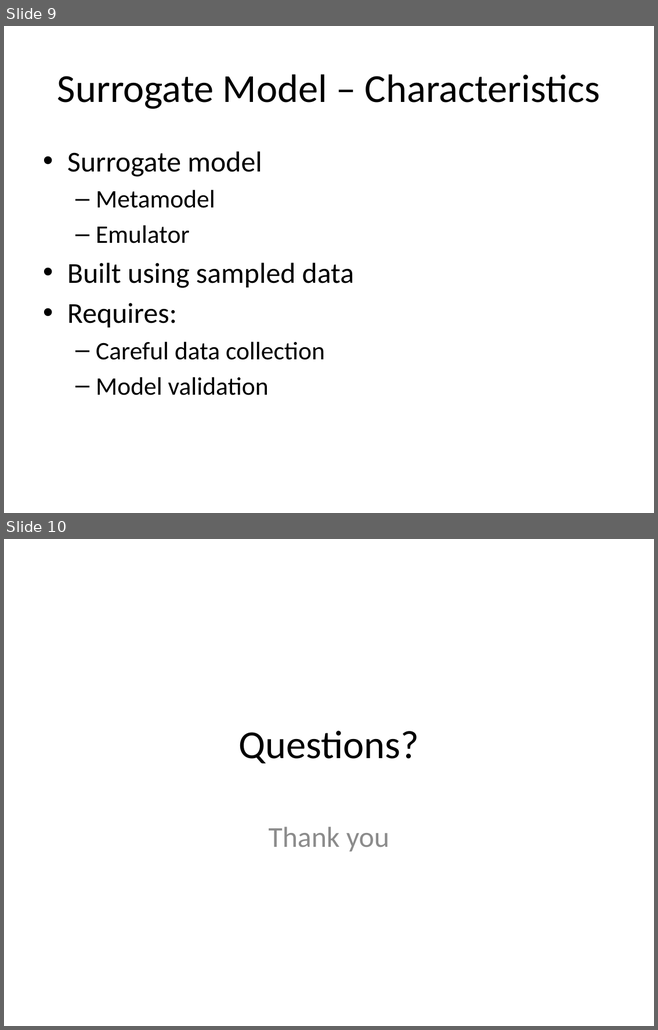
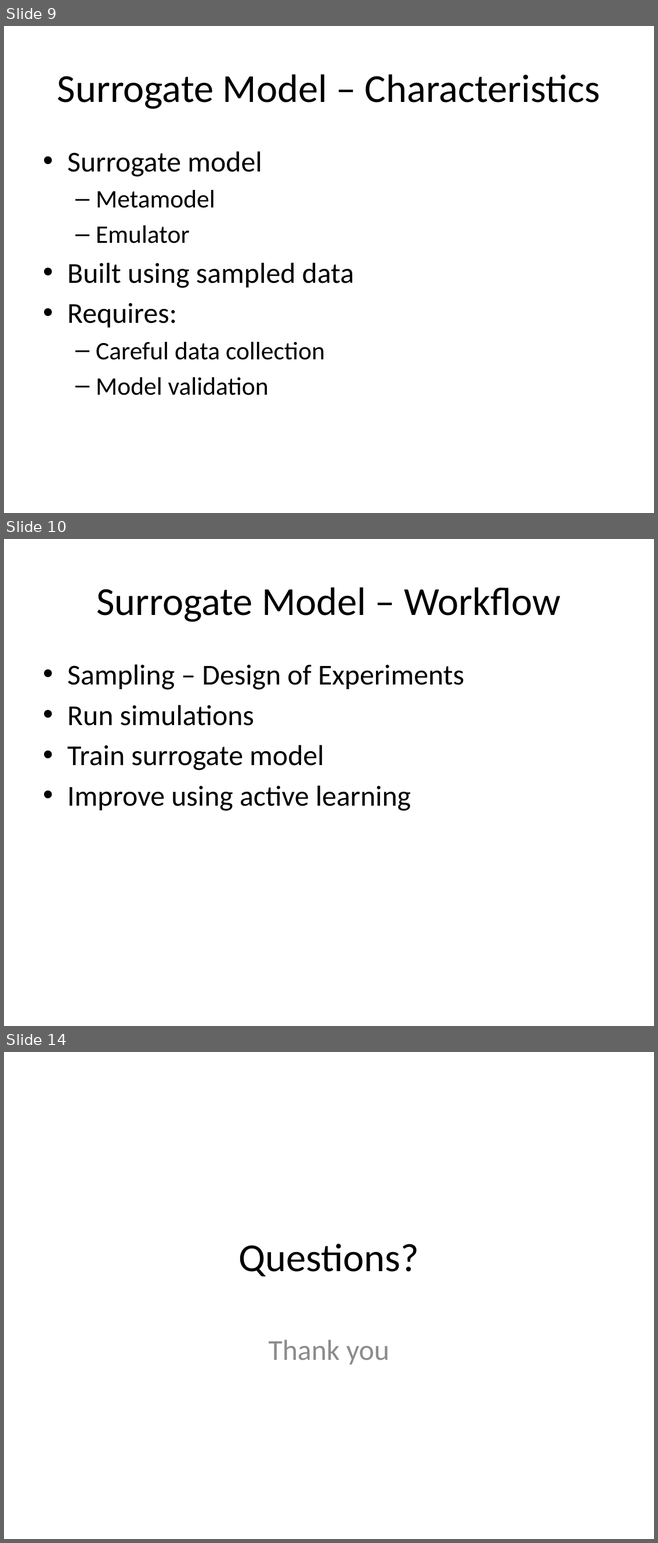
Before and after one commit to look4pritam/SurrogateModel, a slide deck: Presentations/SurrogateModel.pptx. Shown one above the other, each under a label of ours: slides 9 and 10 before the commit, slides 9, 10 and 14 after it; the slides between them are not shown. The pictures are 658x1030 and 658x1543 pixels, drawn with LibreOffice and Linux fonts; fonts in the diff are those of the drawing. Boxes give left, top, right and bottom in pixels: in the first picture for what was removed or moved away, otherwise in the second. Text is boxed around its words. In the diff, an @@ line names an element or a change of style, - is before the commit and + after.

```diff
--- a/Presentations/SurrogateModel.pptx
+++ b/Presentations/SurrogateModel.pptx
@@ slide 10 added at [4,539,654,1026], background #FFFFFF @@
@@ title added at [96,587,561,622], 44 pt, text #000000 @@
+Surrogate Model – Workflow
@@ text added at [67,664,464,811], 32 pt, text #000000 @@
+• Sampling – Design of Experiments
+• Run simulations
+• Train surrogate model
+• Improve using active learning
@@ what was slide 10 is now slide 14 @@
```
Also in this commit, not shown: 1 slide changed, 3 other slides added.
